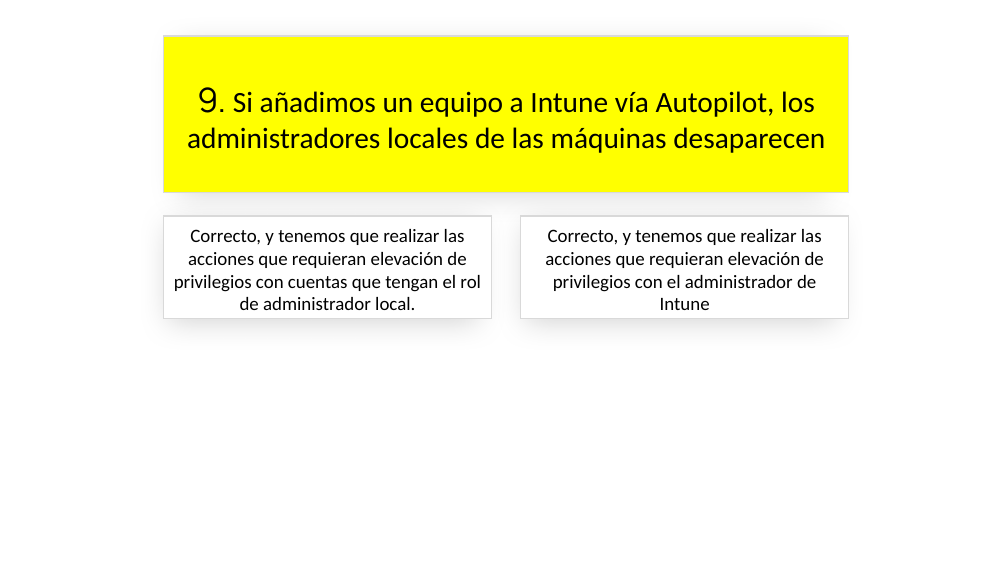
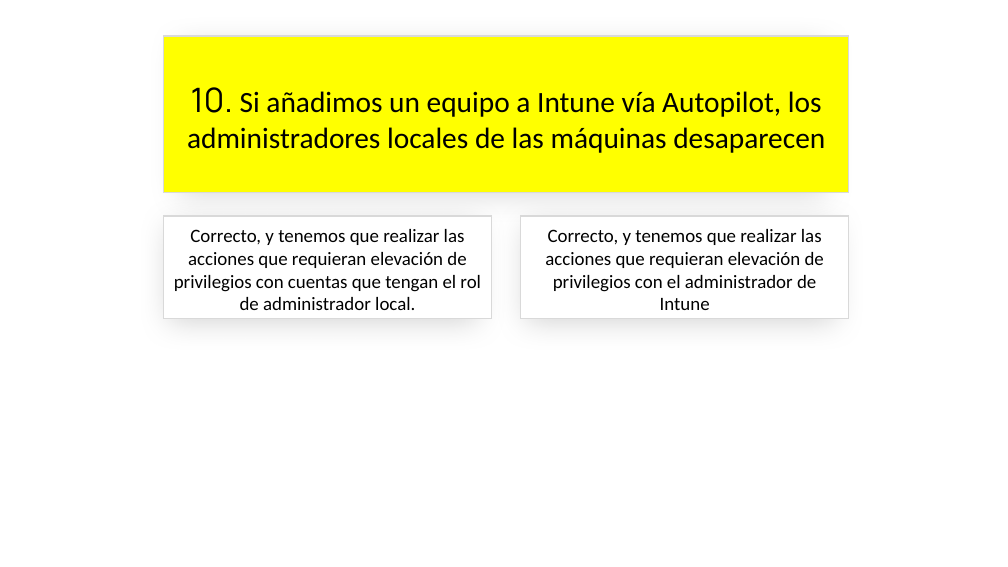
Before and after one commit to jsuarezruiz/SevillaDotNetConf2023, a slide deck: slide 21 of sevilladotnetconf-close.pptx (slide 19 before the commit). Drawn at 1008x567 pixels with LibreOffice and Linux fonts; fonts in the diff are those of the drawing. Boxes give left, top, right and bottom in pixels: in the first picture for what was removed or moved away, otherwise in the second. Text is boxed around its words. In the diff, an @@ line names an element or a change of style, - is before the commit and + after.

```diff
--- a/sevilladotnetconf-close.pptx
+++ b/sevilladotnetconf-close.pptx
@@ text in rectangle at (187, 87, 825, 153): text changed @@
-9. Si añadimos un equipo a Intune vía Autopilot, los administradores locales de las máquinas desaparecen
+10. Si añadimos un equipo a Intune vía Autopilot, los administradores locales de las máquinas desaparecen
```
Also in this commit, not shown: 18 other slides changed, 8 slides added, 1 other file.
